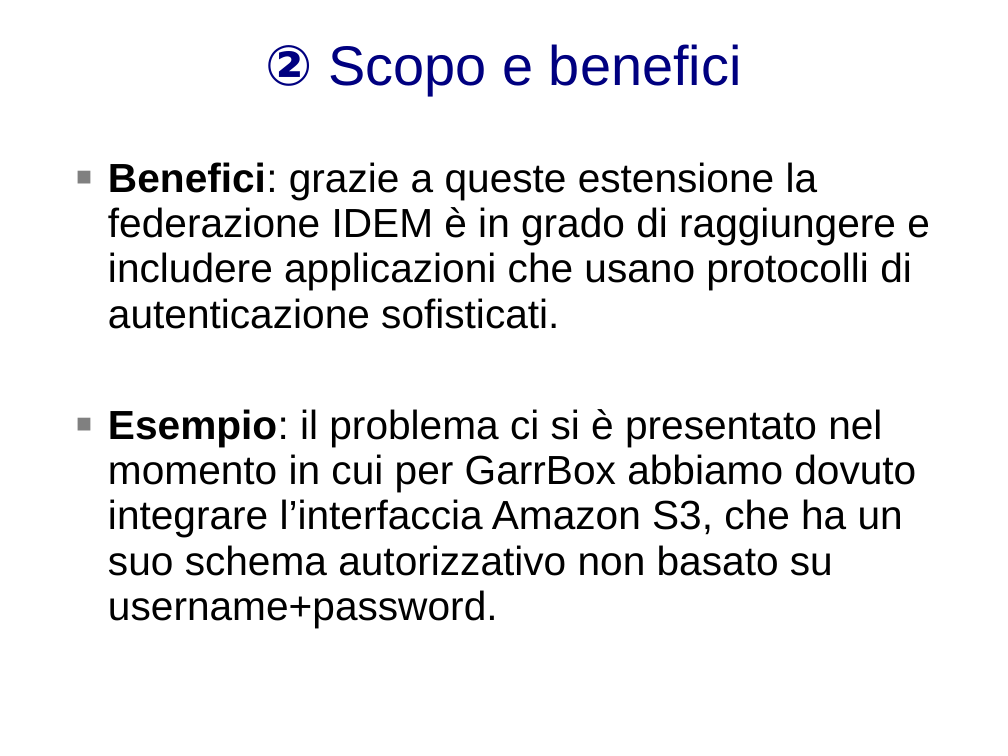
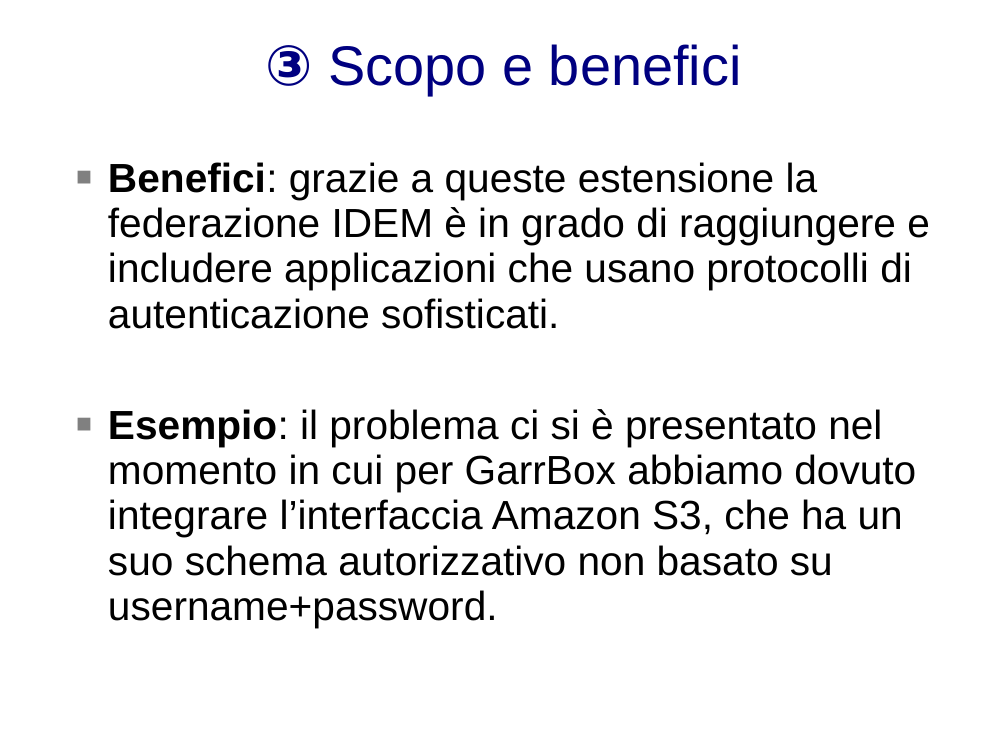
Before and after one commit to biancini/Shibboleth-Authentication, a slide deck: slide 8 of documentation/ShibbolethExtensions.pptx (slide 7 before the commit). Drawn at 1008x756 pixels with LibreOffice and Linux fonts; fonts in the diff are those of the drawing; background and template pictures are left out. Boxes give left, top, right and bottom in pixels: in the first picture for what was removed or moved away, otherwise in the second. Text is boxed around its words. In the diff, an @@ line names an element or a change of style, - is before the commit and + after.

```diff
--- a/documentation/ShibbolethExtensions.pptx
+++ b/documentation/ShibbolethExtensions.pptx
@@ text at bbox=[266, 44, 741, 94]: text changed @@
-② Scopo e benefici
+③ Scopo e benefici
```
Also in this commit, not shown: 8 other slides changed, 2 slides added.
